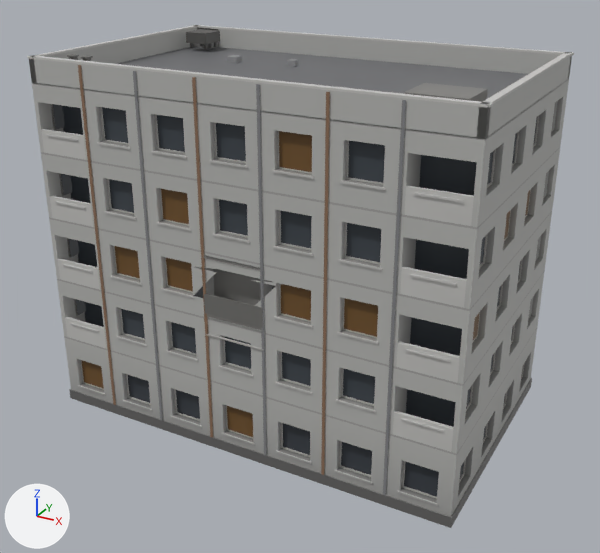
The glTF model assets/props/panel_block.glb, before and after one commit.
Camera for both pictures: a 50 mm lens placed at (18.0, -33.0, 23.1), pointed at (0.2, -0.7, 7.0). The axes (+X, +Y, +Z) are drawn at lower left. The lights are the same throughout. The first picture is the older version. Vertices at exactly the same position are counted once.

Objects in the first picture: 'panel_block'.
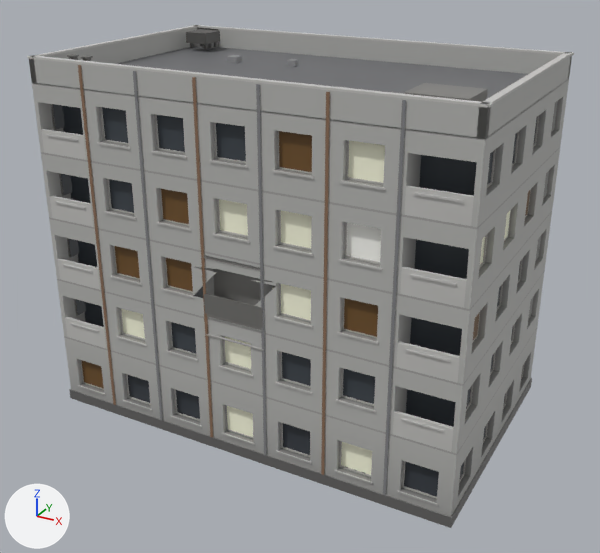
Where the change shows, as pixel boxes (x1, y1, x2, y2) in the pictures (600 x 553 px):
part 1 of me_panel_block, recoloured: (121, 141, 485, 475) in both
part 2 of me_panel_block, recoloured: (227, 211, 510, 437) in both
part 3 of me_panel_block, recoloured (dark grey to white): (346, 223, 381, 262) in both

What changed in the scene script:
```text
Change me_panel_block:
    where me_panel_block.from_pydata(...)  # 4992 vertices, 8580 faces; spans x -10.3..10.3, y -6.3..6.3, z 0.0..17.3
    used by ob_panel_block; location = (0.0, 0.0, 0.0)
    me_panel_block part 1: 46 faces centred in x -9.9..9.9, y -5.9..5.9, z 1.5..15.0 are repainted in the vertex colours; the middle colour goes from dark grey #3b4249 to pale yellow #ffffe5
    me_panel_block part 2: 32 faces centred in x -10.0..10.0, y -6.0..6.0, z 1.5..15.0 are repainted in the vertex colours; the middle colour goes from brown #6f4f28 to pale yellow #ffffe5
    me_panel_block part 3: 14 faces centred in x -9.9..9.9, y -5.9..5.9, z 1.5..15.0 are repainted in the vertex colours; the middle colour goes from dark grey #3b4249 to white #fffff9
```
